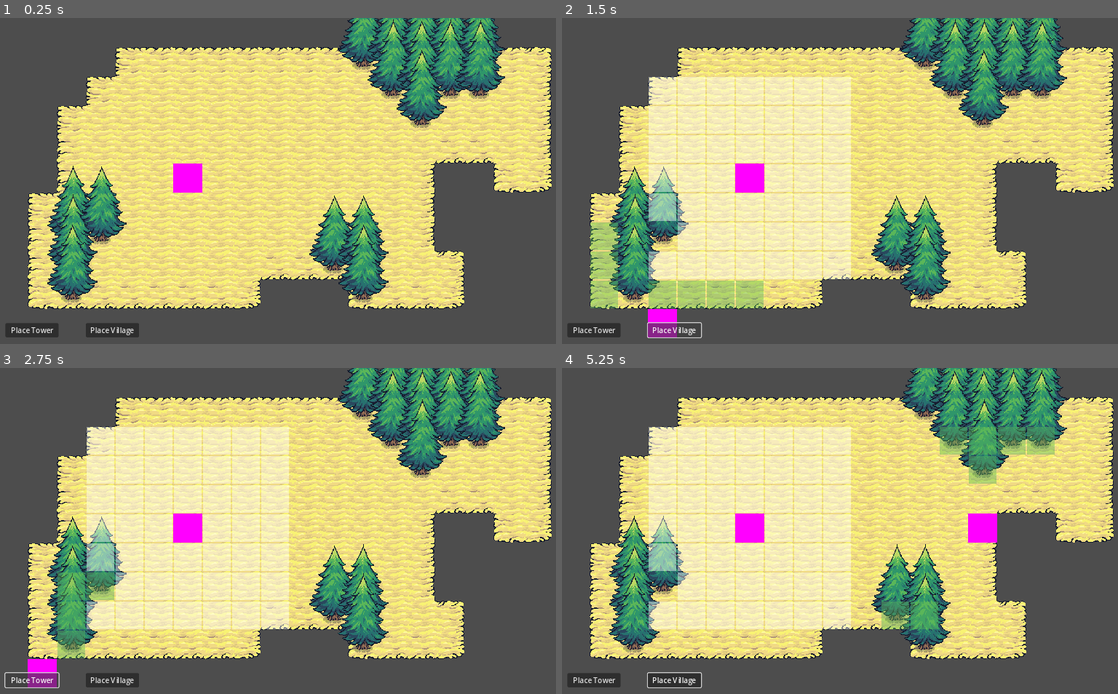
Above: before the commit, frames 1-4 (two rows, left to right).
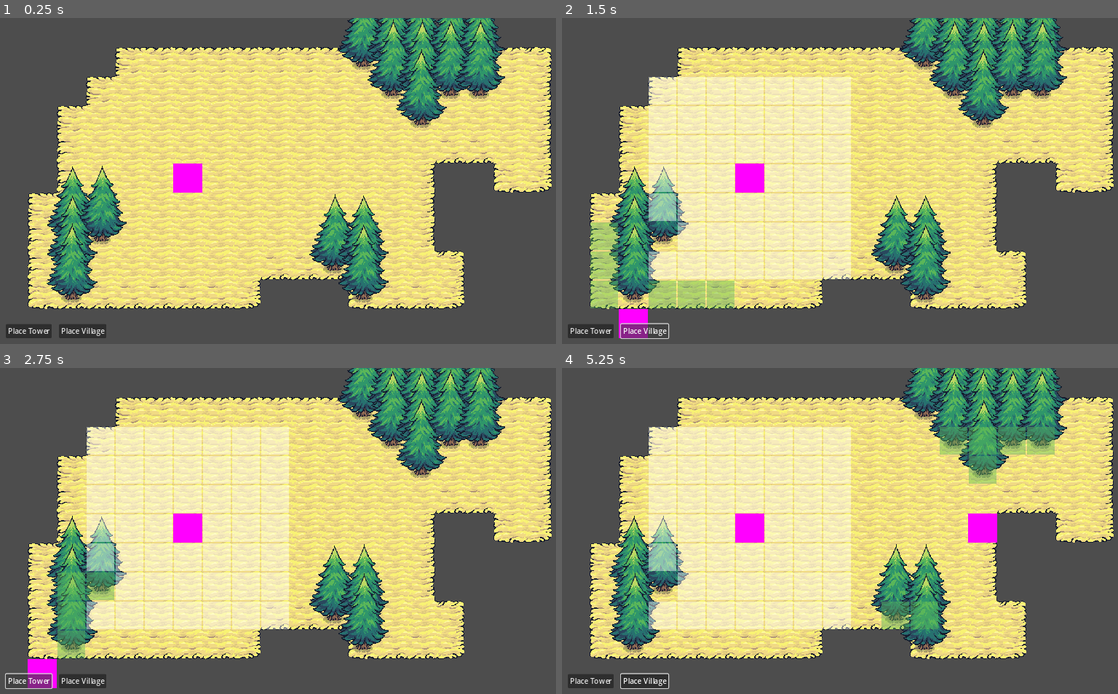
Above: after the commit, the same moments.

Repository: tiannahenrylewis/GodotGridCrashCourse
Game: Godot game, scene res://scenes/main.tscn
The game is run twice, just before and just after one commit, with the same random seed, the same clock (stepped at 60 frames per second) and the same inputs.
Inputs (mouse positions are in pixels of both pictures, inside the frame that each line leads up to):
- Up to frame 1 (0.25 s): no input
- Up to frame 2 (1.5 s): click "Place Tower" at 0.5 s; click "Place Village" at 1.25 s
- Up to frame 3 (2.75 s): click "Place Tower" at 2 s
- Up to frame 4 (5.25 s): click "Place Village" at 2.75 s; click "Place Tower" at 3.5 s; click "Place Village" at 4.25 s; move the mouse to (979, 514) at 5.02 s; press the mouse at (979, 514) at 5.03 s

The runs differ from the first frame. In frame 1, 2.8% of the frame differs, in the area x 1-90%, y 0-99%; in frame 2, 3.5%; in frame 3, 3.8%; in frame 4, 4.0%, in the area x 1-91%, y 0-99%.

Commit message:
Introduction to Control Nodes

Diff:
--- a/godot-grid-crash-course/scenes/autoload/game_events.gd
+++ b/godot-grid-crash-course/scenes/autoload/game_events.gd
@@ -1,14 +1,21 @@
 extends Node
 
+signal place_tower_button_pressed_signal
+signal place_village_button_pressed_signal
 signal building_placed_signal(building_component: BuildingComponent)
 signal resource_tiles_updated(collected_tiles: int)
 
+func emit_place_tower_button_pressed():
+	emit_signal("place_tower_button_pressed_signal")
+
+
+func emit_place_village_button_pressed():
+	emit_signal("place_village_button_pressed_signal")
+
+
 func emit_building_placed(building_component: BuildingComponent):
-	print("Emitting `building_placed_signal`...")
 	emit_signal("building_placed_signal", building_component)
-	print("Emitted `building_placed_signal`.")
+
 
 func emit_resource_tiles_updated(collected_tiles: int):
-	print("Emitting `resource_tiles_updated`...")
 	emit_signal("resource_tiles_updated", collected_tiles)
-	print("Emitted `resource_tiles_updated`.")
--- a/godot-grid-crash-course/scenes/main.gd
+++ b/godot-grid-crash-course/scenes/main.gd
@@ -5,9 +5,8 @@
 
 @onready var gridManager: Node = $GridManager
 @onready var cursor: Sprite2D = $Cursor
-@onready var place_tower_button: Button = $PlaceTowerButton
-@onready var place_village_button: Button = $PlaceVillageButton
 @onready var y_sort_root: Node2D = $YSortRoot
+@onready var game_ui = $GameUI
 
 var hovered_grid_cell: Vector2i = Vector2i(-1, -1)
 var null_cell_value = Vector2(-10,-10)
@@ -15,8 +14,8 @@
 
 
 func _ready() -> void:
-	place_tower_button.pressed.connect(on_place_tower_button_pressed)
-	place_village_button.pressed.connect(on_place_village_button_pressed)
+	game_ui.place_tower_button.pressed.connect(on_place_tower_button_pressed)
+	game_ui.place_village_button.pressed.connect(on_place_village_button_pressed)
 	cursor.visible = false
 
 	GameEvents.connect("resource_tiles_updated", on_resource_tiles_updated)
--- a/godot-grid-crash-course/scenes/main.tscn
+++ b/godot-grid-crash-course/scenes/main.tscn
@@ -7,6 +7,7 @@
 [ext_resource type="TileSet" uid="uid://c3mn0unu36jgd" path="res://resources/hightlight_tileset.tres" id="3_juhvk"]
 [ext_resource type="PackedScene" uid="uid://bk633lu02vb05" path="res://scenes/manager/GridManager.tscn" id="3_rokrd"]
 [ext_resource type="PackedScene" uid="uid://efm4e0q03e4l" path="res://scenes/building/Base.tscn" id="6_cdn8a"]
+[ext_resource type="PackedScene" uid="uid://w8iq1hkhttro" path="res://scenes/ui/game_ui.tscn" id="8_ynj5k"]
 
 [sub_resource type="PlaceholderTexture2D" id="PlaceholderTexture2D_chq5w"]
 size = Vector2(64, 64)
@@ -44,16 +45,4 @@
 texture = SubResource("PlaceholderTexture2D_chq5w")
 centered = false
 
-[node name="PlaceTowerButton" type="Button" parent="."]
-offset_left = 15.0
-offset_top = 671.0
-offset_right = 132.0
-offset_bottom = 702.0
-text = "Place Tower"
-
-[node name="PlaceVillageButton" type="Button" parent="."]
-offset_left = 192.0
-offset_top = 671.0
-offset_right = 309.0
-offset_bottom = 702.0
-text = "Place Village"
+[node name="GameUI" parent="." instance=ExtResource("8_ynj5k")]
--- /dev/null
+++ b/godot-grid-crash-course/scenes/ui/game_ui.gd
@@ -0,0 +1,15 @@
+extends MarginContainer
+
+@onready var place_tower_button: Button = %PlaceTowerButton
+@onready var place_village_button: Button = %PlaceVillageButton
+
+func _ready():
+	place_tower_button.pressed.connect(on_place_tower_button_pressed)
+	place_village_button.pressed.connect(on_place_village_button_pressed)
+
+func on_place_tower_button_pressed():
+	GameEvents.emit_place_tower_button_pressed()
+
+
+func on_place_village_button_pressed():
+	emit_signal("place_village_button_pressed")
--- /dev/null
+++ b/godot-grid-crash-course/scenes/ui/game_ui.tscn
@@ -0,0 +1,30 @@
+[gd_scene load_steps=2 format=3 uid="uid://w8iq1hkhttro"]
+
+[ext_resource type="Script" path="res://scenes/ui/game_ui.gd" id="1_doqu3"]
+
+[node name="GameUI" type="MarginContainer"]
+anchors_preset = 15
+anchor_right = 1.0
+anchor_bottom = 1.0
+grow_horizontal = 2
+grow_vertical = 2
+theme_override_constants/margin_left = 16
+theme_override_constants/margin_top = 16
+theme_override_constants/margin_right = 16
+theme_override_constants/margin_bottom = 16
+script = ExtResource("1_doqu3")
+
+[node name="HBoxContainer" type="HBoxContainer" parent="."]
+layout_mode = 2
+size_flags_vertical = 8
+theme_override_constants/separation = 16
+
+[node name="PlaceTowerButton" type="Button" parent="HBoxContainer"]
+unique_name_in_owner = true
+layout_mode = 2
+text = "Place Tower"
+
+[node name="PlaceVillageButton" type="Button" parent="HBoxContainer"]
+unique_name_in_owner = true
+layout_mode = 2
+text = "Place Village"
Not shown: 1 places in godot-grid-crash-course/scenes/main.tscn that only renumber resources
